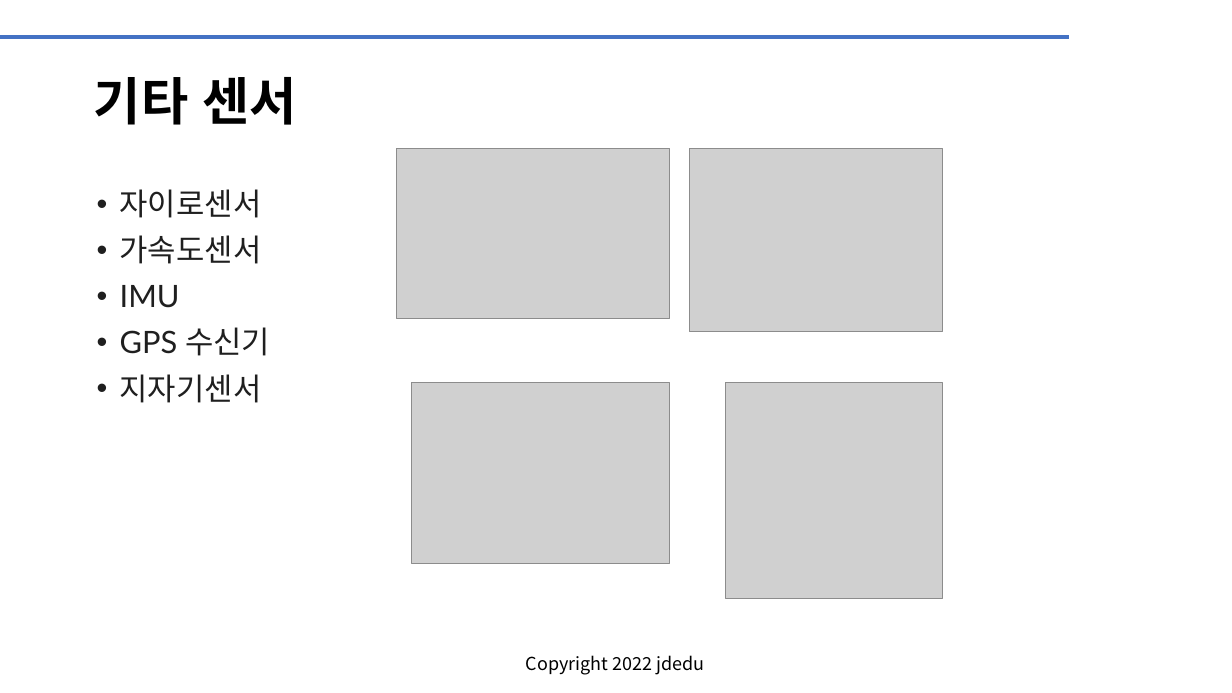
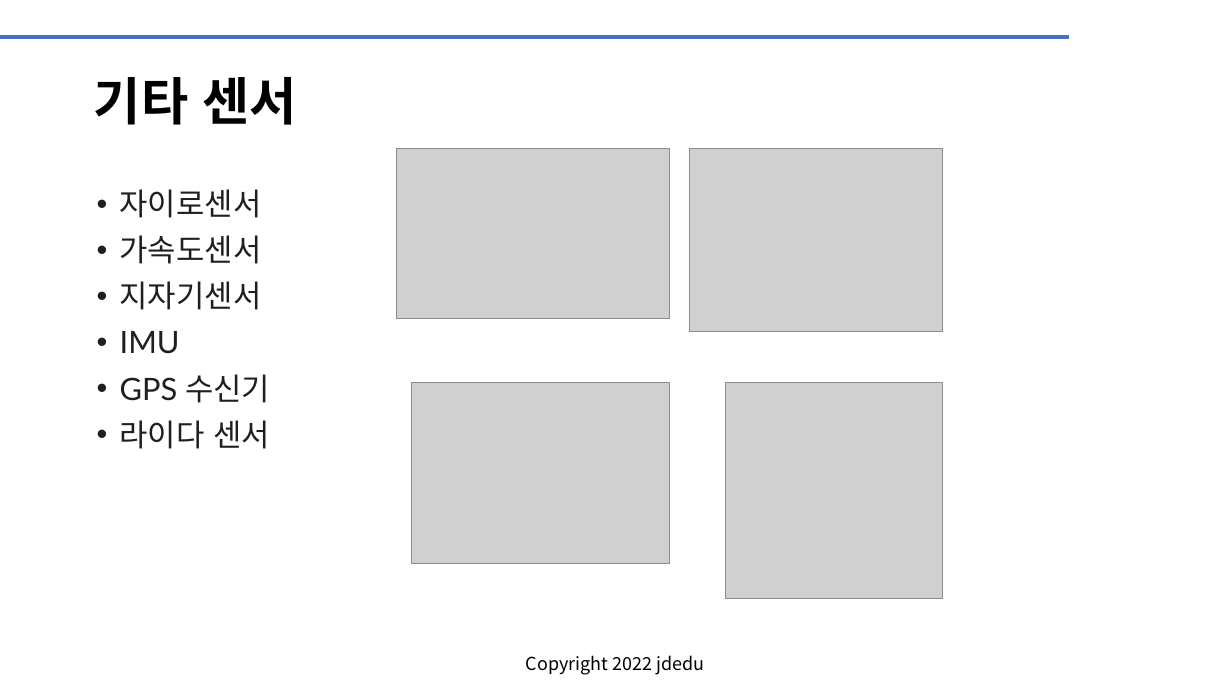
Before and after one commit to JD-edu/KG-KAIROS_robot, a slide deck: slide 23 of doc/KG-KAIROS 로봇센서.pptx (slide 22 before the commit). Drawn at 1232x693 pixels with LibreOffice and Linux fonts; fonts in the diff are those of the drawing; grey boxes stand for pictures; background and template pictures are left out. Boxes give left, top, right and bottom in pixels: in the first picture for what was removed or moved away, otherwise in the second. Text is boxed around its words. In the diff, an @@ line names an element or a change of style, - is before the commit and + after.

```diff
--- a/doc/KG-KAIROS 로봇센서.pptx
+++ b/doc/KG-KAIROS 로봇센서.pptx
@@ text at [120, 281, 262, 310]: paragraph added @@
+• 지자기센서
@@ text at [120, 420, 270, 449]: text changed @@
-• 지자기센서
+• 라이다 센서
```
Also in this commit, not shown: 1 other slide changed, 4 slides added, 4 other files.
